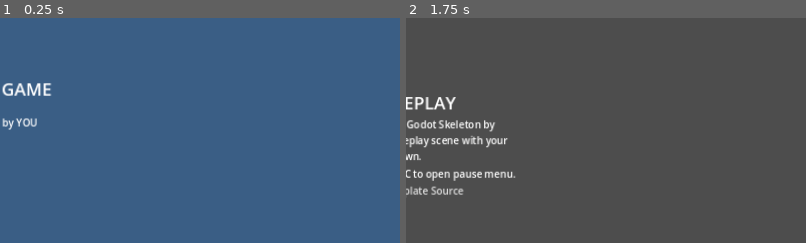
Above: before the commit, frames 1-2 (left to right).
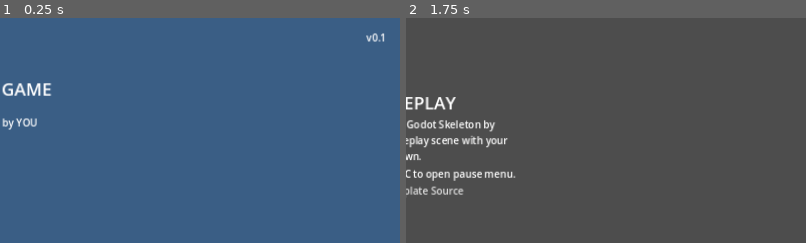
Above: after the commit, the same moments.

Repository: brettchalupa/godot_skeleton
Game: Godot game, scene res://main_menu/main_menu.tscn
Two runs of this game, one before a commit and one after it. Both use one fixed random seed, a clock stepped at 60 frames per second and the inputs below. The engine's default icon, where the game draws it, is replaced by a stand-in: a white triangle on a blue panel in a dark square.
Inputs:
- Up to frame 1 (0.25 s): no input
- Up to frame 2 (1.75 s): click "Start" at 0.5 s; tap Enter (ui_accept) at 1.25, 1.52 s
The pictures show only the part of the screen within x 50-100%, y 0-50%; the shares and areas given below are measured in that part.

The runs differ from the first frame. In frame 1, 0.1% of the frame differs, in the area x 91-96%, y 6-11%; in frame 2, nothing differs.

Commit message:
feat: display ver metadata from export.cfg in main menu
this lets players and developers know which version of a game they're
running. this can be helpful with bug reports and just in general having
confidence the proper version has been uploaded

Diff:
--- a/gameplay/gameplay.tscn
+++ b/gameplay/gameplay.tscn
@@ -57,4 +57,3 @@
 grow_vertical = 1
 
 [node name="SelectSfx" parent="." instance=ExtResource("4_7kf0b")]
-process_mode = 3
--- a/global.gd
+++ b/global.gd
@@ -3,15 +3,18 @@
 var play_sfx = true
 var play_music = true
 var fullscreen = false
+var version = null
 const SCENE_MAIN_MENU = "res://main_menu/main_menu.tscn"
-
-const SETTINGS_FILE = "user://settings.cfg"
-const CONFIG_SETTINGS_SECTION = "settings"
+const EXPORT_CONFIG_FILE := "res://export.cfg"
+const EXPORT_CONFIG_METADATA_SECTION := "metadata"
+const SETTINGS_FILE := "user://settings.cfg"
+const CONFIG_SETTINGS_SECTION := "settings"
 
 func _ready():
 	print_debug("Global ready")
 	Engine.max_fps = 60
 	load_settings()
+	load_game_metadata()
 
 func load_settings():
 	var config = ConfigFile.new()
@@ -50,3 +53,13 @@
 
 	if save:
 		save_settings()
+
+func load_game_metadata():
+	var config := ConfigFile.new()
+	var load_res := config.load(EXPORT_CONFIG_FILE)
+
+	if load_res != OK:
+		print("failed to load game metadata")
+		return
+
+	version = config.get_value(EXPORT_CONFIG_METADATA_SECTION, "version")
--- a/main_menu/main_menu.tscn
+++ b/main_menu/main_menu.tscn
@@ -1,5 +1,6 @@
-[gd_scene load_steps=5 format=3 uid="uid://0268jtpuc6rp"]
+[gd_scene load_steps=6 format=3 uid="uid://0268jtpuc6rp"]
 
+[ext_resource type="Script" path="res://main_menu/version_label.gd" id="1_5huni"]
 [ext_resource type="Script" path="res://main_menu/MenuOptions.gd" id="1_qcgqq"]
 [ext_resource type="PackedScene" uid="uid://bdnyglk1i1cxl" path="res://gameplay/gameplay.tscn" id="2_5nvqq"]
 [ext_resource type="PackedScene" uid="uid://rxdgdijyhrsb" path="res://settings/settings.tscn" id="3_2osu0"]
@@ -68,6 +69,16 @@
 text = "INSTRUCTIONS
 Collect all the things!"
 
+[node name="Version" type="Label" parent="."]
+layout_mode = 0
+offset_left = 1060.0
+offset_top = 20.0
+offset_right = 1258.0
+offset_bottom = 46.0
+text = "Version: [set dynamically]"
+horizontal_alignment = 2
+script = ExtResource("1_5huni")
+
 [node name="MenuOptions" type="VFlowContainer" parent="." node_paths=PackedStringArray("shortcut_context")]
 layout_mode = 1
 anchors_preset = 13
--- /dev/null
+++ b/main_menu/version_label.gd
@@ -0,0 +1,9 @@
+## Displays the current version of the game from export.cfg. If no version is
+## set, since it's optional, this label gets hidden.
+extends Label
+
+func _ready() -> void:
+	if Global.version != null:
+		text = "v" + Global.version
+	else:
+		hide()
